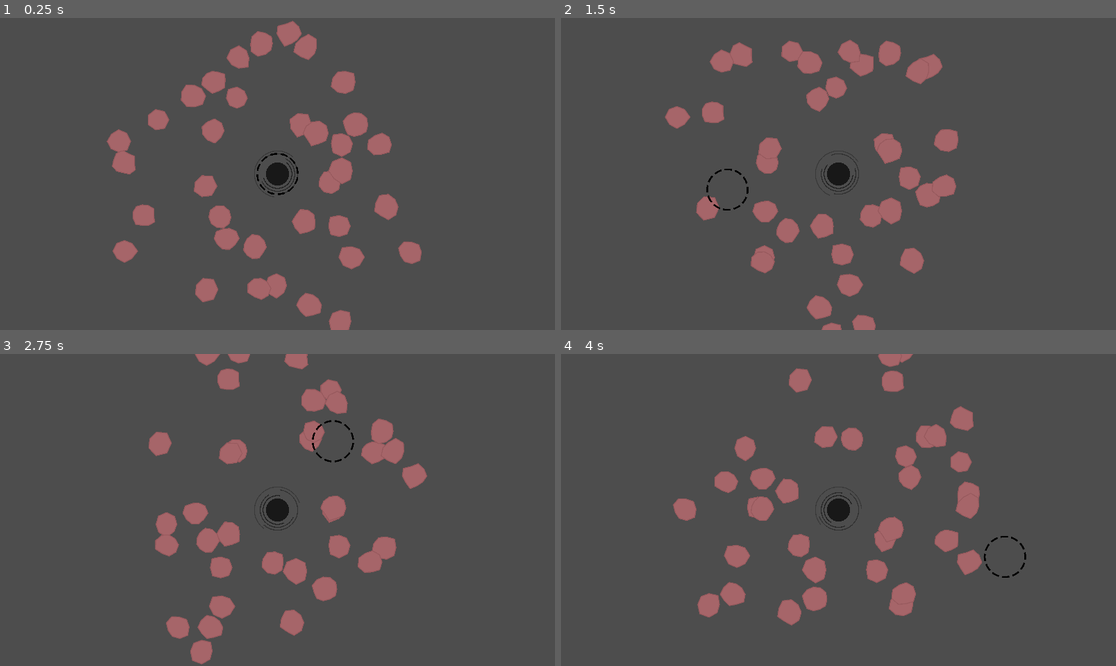
Above: before the commit, frames 1-4 (two rows, left to right).
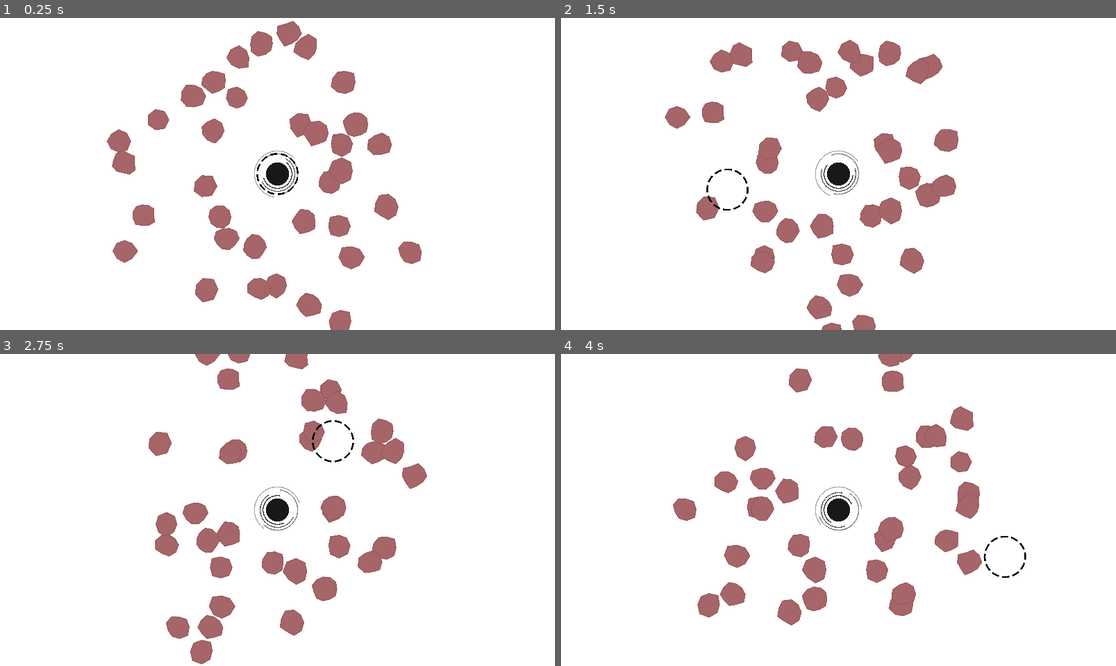
Above: after the commit, the same moments.

Repository: fatihceyln/a-game-about-feeding-a-black-hole
Game: Godot game, scene res://main/main.tscn
The game is run twice, just before and just after one commit, with the same random seed, the same clock (stepped at 60 frames per second) and the same inputs. The project has no main scene, so this scene is started directly.
Inputs (mouse positions are in pixels of both pictures, inside the frame that each line leads up to):
- Up to frame 1 (0.25 s): no input
- Up to frame 2 (1.5 s): move the mouse to (960, 158) at 0.52 s; move the mouse to (727, 189) at 1.27 s
- Up to frame 3 (2.75 s): move the mouse to (333, 441) at 2.02 s
- Up to frame 4 (4 s): move the mouse to (810, 572) at 2.77 s; move the mouse to (1005, 556) at 3.52 s

The runs differ from the first frame. In frame 1, 92% of the frame differs, in the area x 0-100%, y 0-100%; in frame 2, 92%; in frame 3, 92%; in frame 4, 92%.

Commit message:
Add BackgroundLayer and ColorRect to main scene for improved visual structure

Diff:
--- a/main/main.tscn
+++ b/main/main.tscn
@@ -7,6 +7,16 @@
 [node name="Main" type="Node2D" unique_id=1692932168]
 script = ExtResource("1_x58q2")
 
+[node name="BackgroundLayer" type="CanvasLayer" parent="." unique_id=501768433]
+layer = -1
+
+[node name="ColorRect" type="ColorRect" parent="BackgroundLayer" unique_id=1983065472]
+anchors_preset = 15
+anchor_right = 1.0
+anchor_bottom = 1.0
+grow_horizontal = 2
+grow_vertical = 2
+
 [node name="BlackHole" parent="." unique_id=703068609 instance=ExtResource("1_hl3t7")]
 position = Vector2(960, 540)
 
